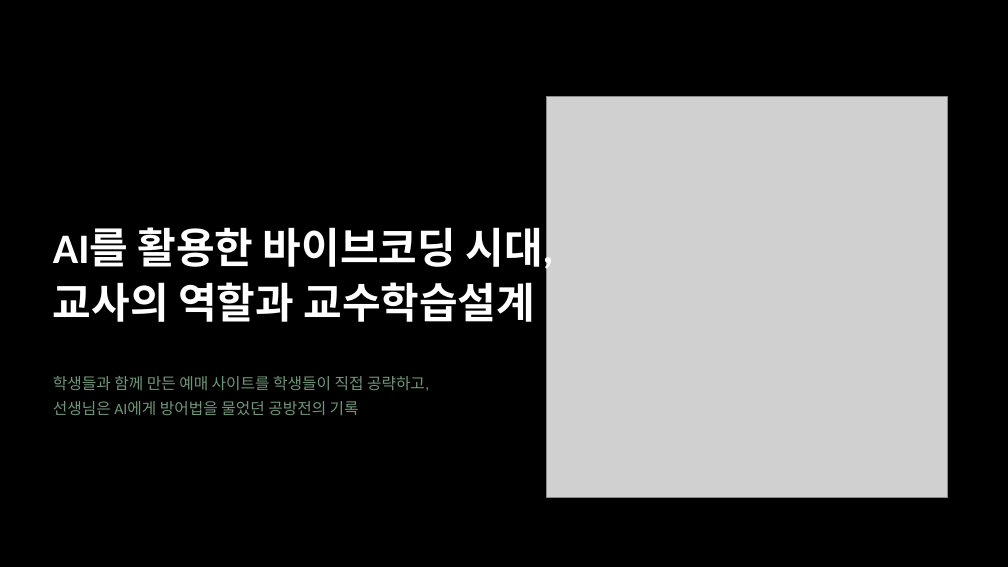
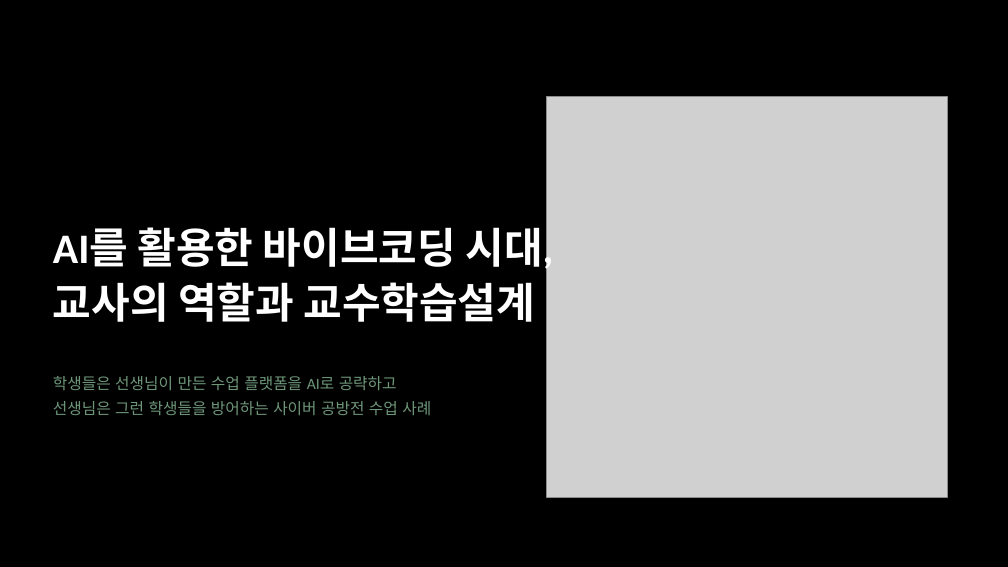
Before and after one commit to shk-cell/Macro_Classroom, a slide deck: slide 1 of AI기반 바이브코딩 시대의 교사역할과 교수학습설계.pptx. Drawn at 1008x567 pixels with LibreOffice and Linux fonts; fonts in the diff are those of the drawing; grey boxes stand for pictures. Boxes give left, top, right and bottom in pixels: in the first picture for what was removed or moved away, otherwise in the second. Text is boxed around its words. In the diff, an @@ line names an element or a change of style, - is before the commit and + after.

```diff
--- a/AI기반 바이브코딩 시대의 교사역할과 교수학습설계.pptx
+++ b/AI기반 바이브코딩 시대의 교사역할과 교수학습설계.pptx
@@ text at <box>53,376,431,415</box>: text changed @@
-학생들과 함께 만든 예매 사이트를 학생들이 직접 공략하고,
-선생님은 AI에게 방어법을 물었던 공방전의 기록
+학생들은 선생님이 만든 수업 플랫폼을 AI로 공략하고
+선생님은 그런 학생들을 방어하는 사이버 공방전 수업 사례
```
Also in this commit, not shown: 1 other slide changed, 1 slide removed.
